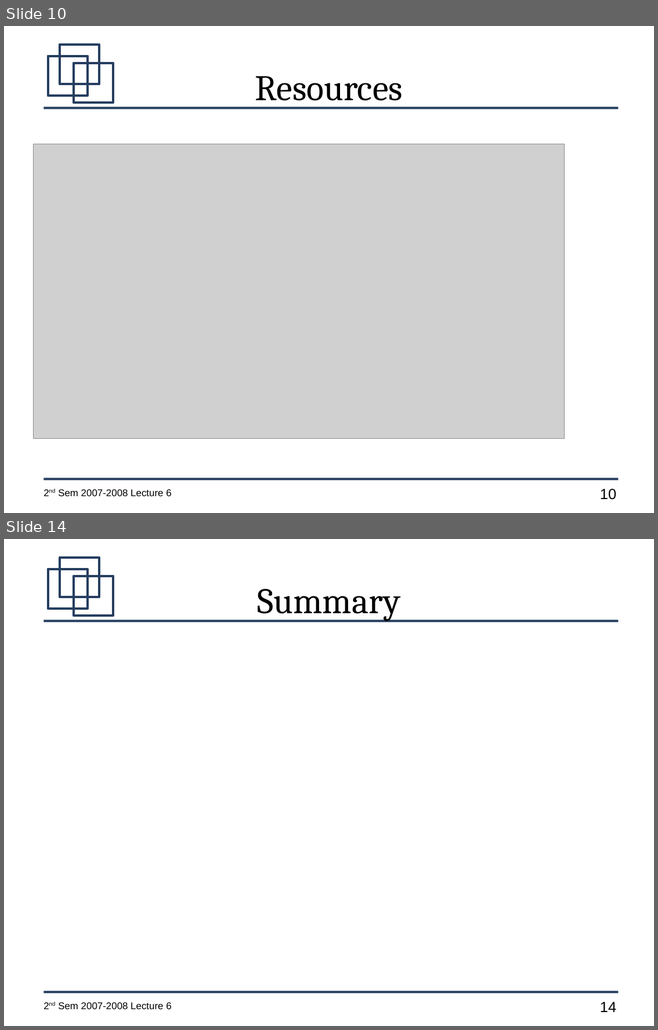
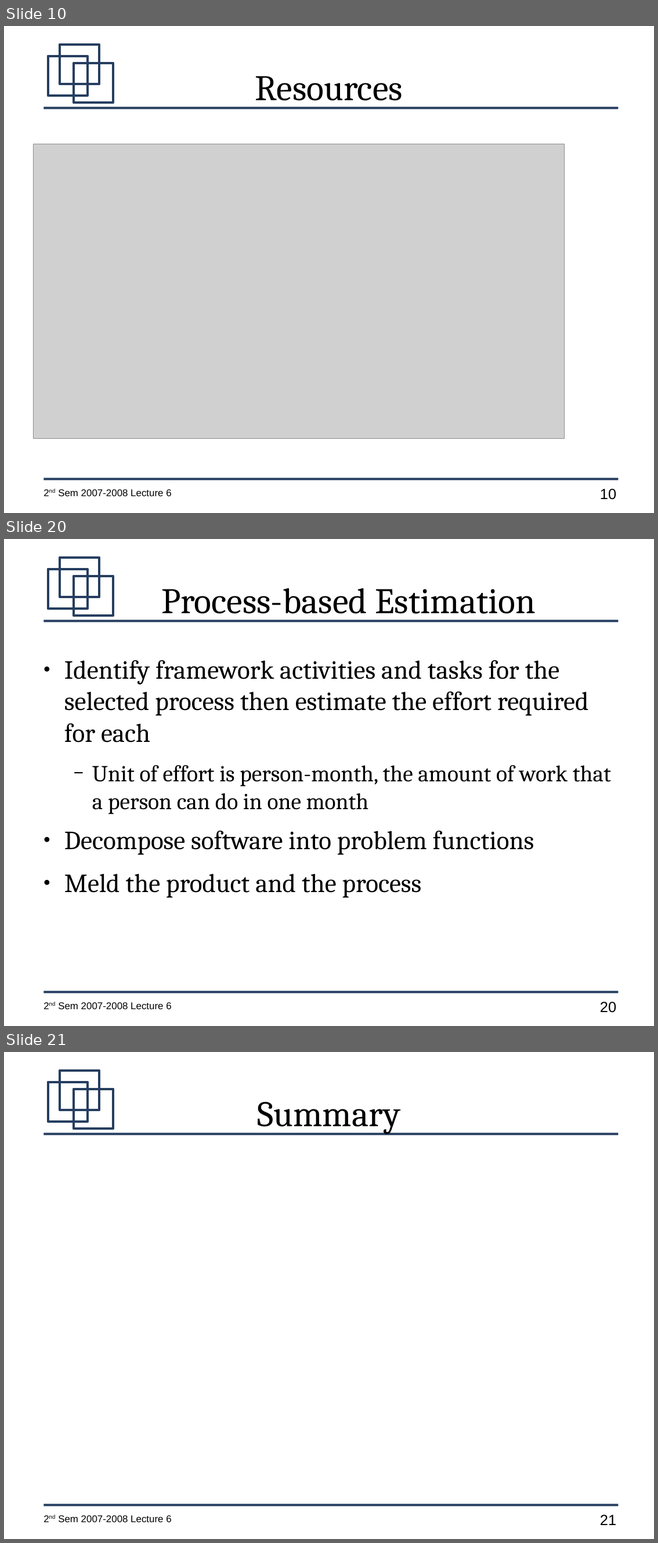
Before and after one commit to jachermocilla/jach-homepage, a slide deck: CMSC128-2nd-Sem-2007-L6.odp. Shown one above the other, each under a label of ours: slides 10 and 14 before the commit, slides 10, 20 and 21 after it; the slides between them are not shown. The pictures are 658x1030 and 658x1543 pixels, drawn with LibreOffice and Linux fonts; fonts in the diff are those of the drawing; grey boxes stand for pictures. Boxes give left, top, right and bottom in pixels: in the first picture for what was removed or moved away, otherwise in the second. Text is boxed around its words. In the diff, an @@ line names an element or a change of style, - is before the commit and + after.

```diff
--- a/CMSC128-2nd-Sem-2007-L6.odp
+++ b/CMSC128-2nd-Sem-2007-L6.odp
@@ slide 20 added at [4,539,654,1026], background #FFFFFF; not listed: 7 template elements that a slide beside it also shows @@
@@ title added at [161,588,535,621], 44 pt, text #000000 @@
+Process-based Estimation
@@ text added at [64,660,611,898], 32 pt, text #000000 @@
+● Identify framework activities and tasks for the selected process then estimate the effort required for each
+  − Unit of effort is person-month, the amount of work that a person can do in one month
+● Decompose software into problem functions
+● Meld the product and the process
@@ what was slide 14 is now slide 21 @@
@@ page number at [600,1515,616,1525]: text changed @@
-14
+21
```
Also in this commit, not shown: 4 slides changed, 6 other slides added.
